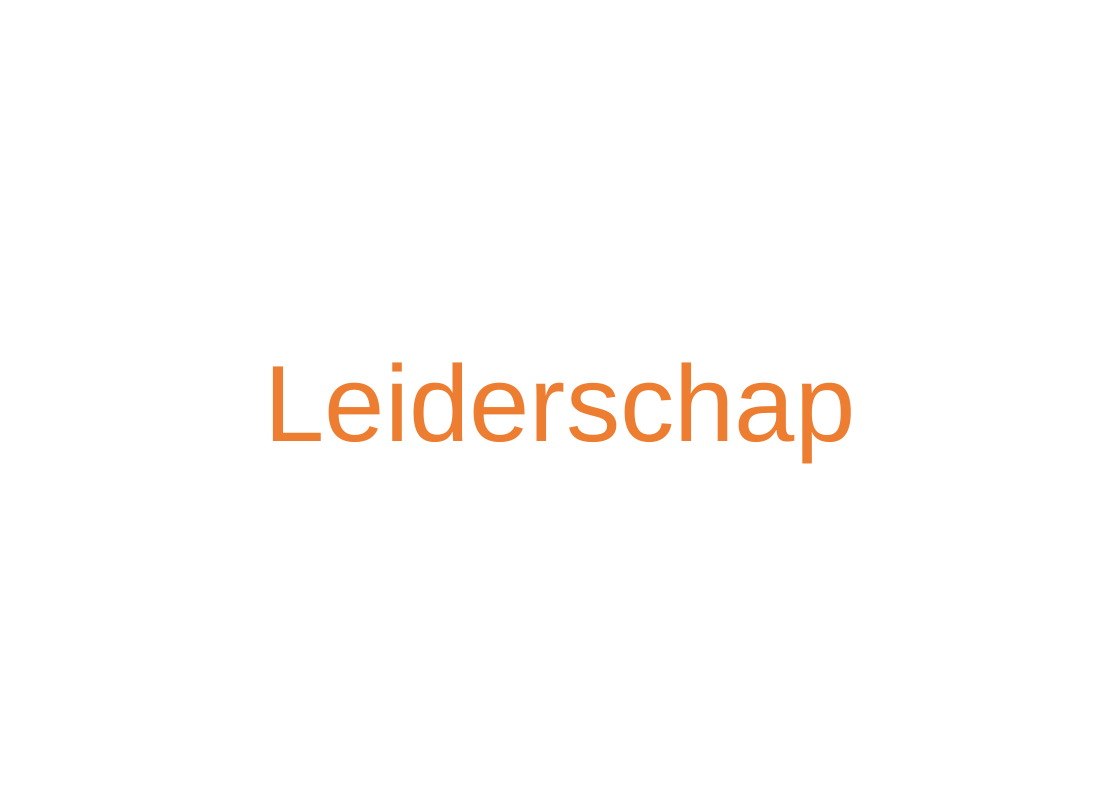
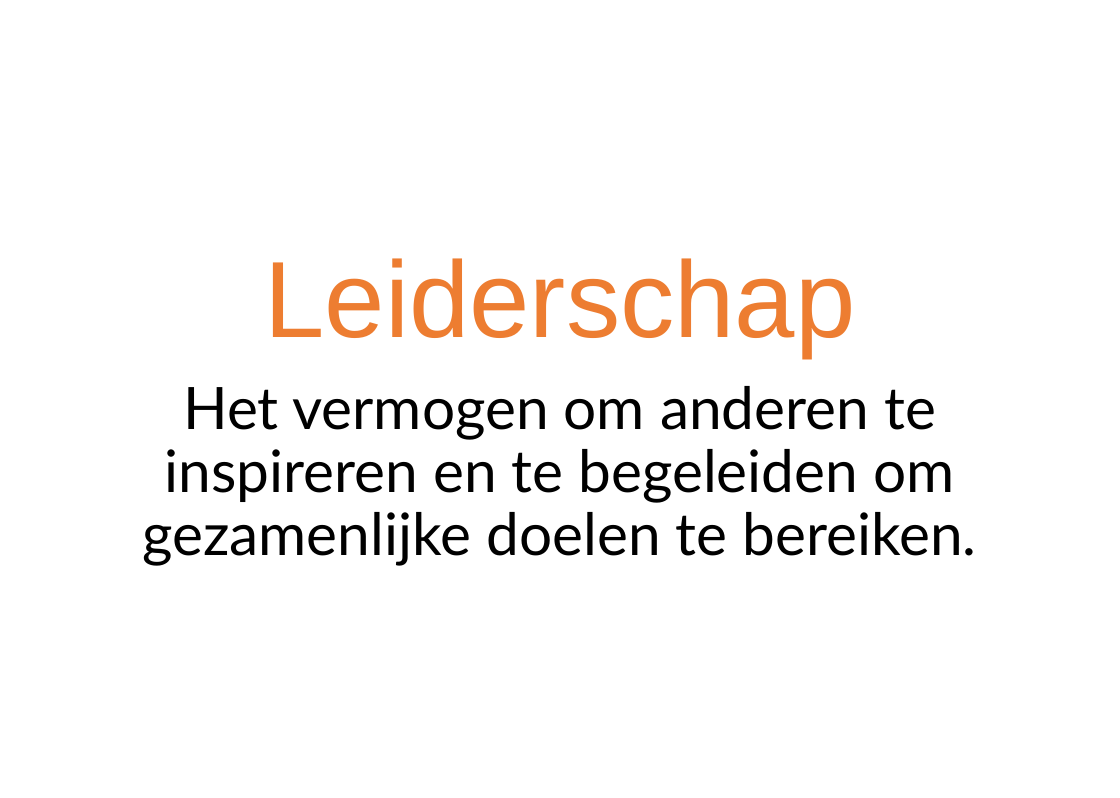
Before and after one commit to ScrumFacilitators/Schwartz-Universal-Values, a slide deck: slide 69 of Schwartz Basis Menselijke Waarden.pptx. Drawn at 1120x798 pixels with LibreOffice and Linux fonts; fonts in the diff are those of the drawing; background and template pictures are left out. Boxes give left, top, right and bottom in pixels: in the first picture for what was removed or moved away, otherwise in the second. Text is boxed around its words. In the diff, an @@ line names an element or a change of style, - is before the commit and + after.

```diff
--- a/Schwartz Basis Menselijke Waarden.pptx
+++ b/Schwartz Basis Menselijke Waarden.pptx
@@ text at <box>142,386,976,566</box>: paragraph added @@
+Het vermogen om anderen te inspireren en te begeleiden om gezamenlijke doelen te bereiken.
```
Also in this commit, not shown: 22 other slides changed, 1 other file.
